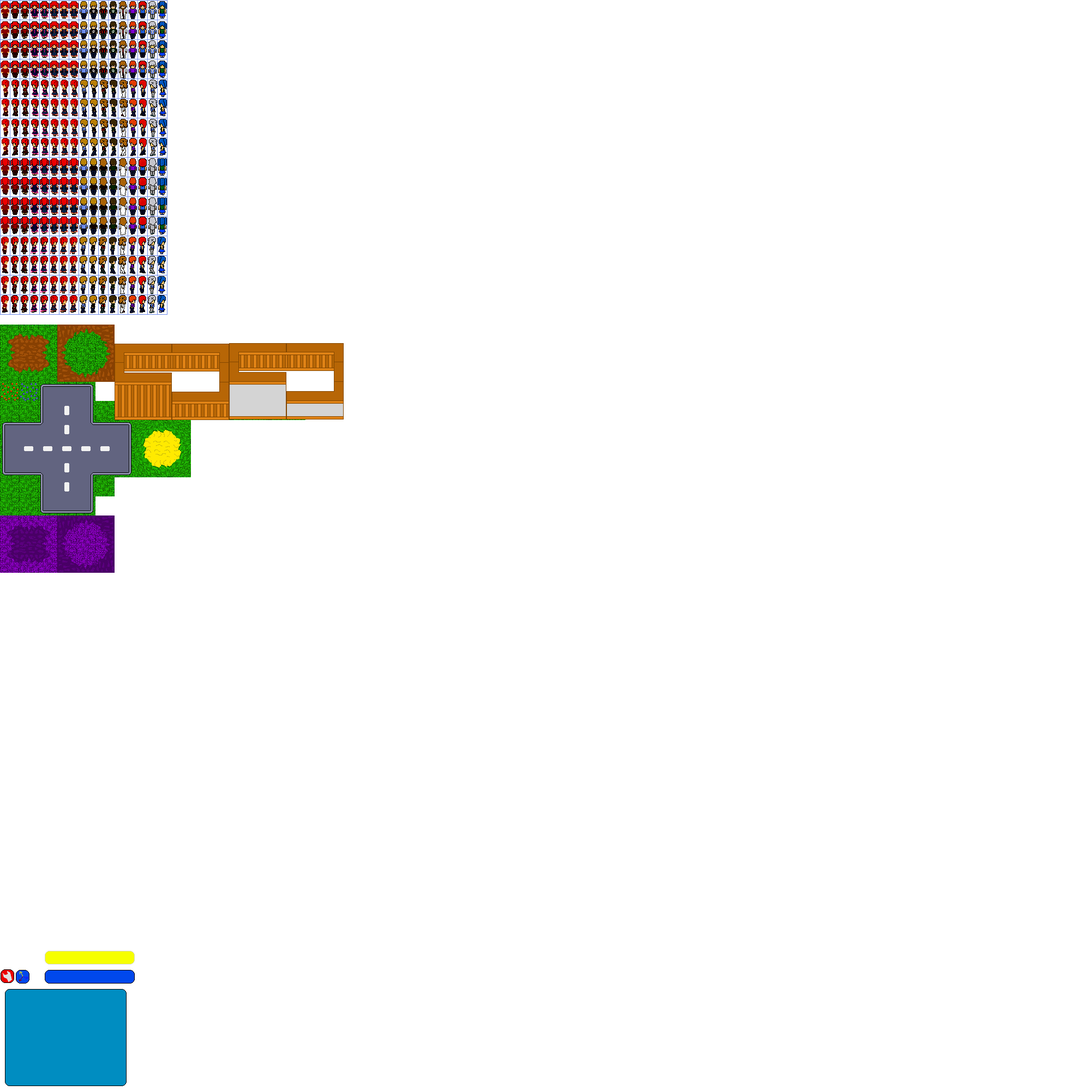
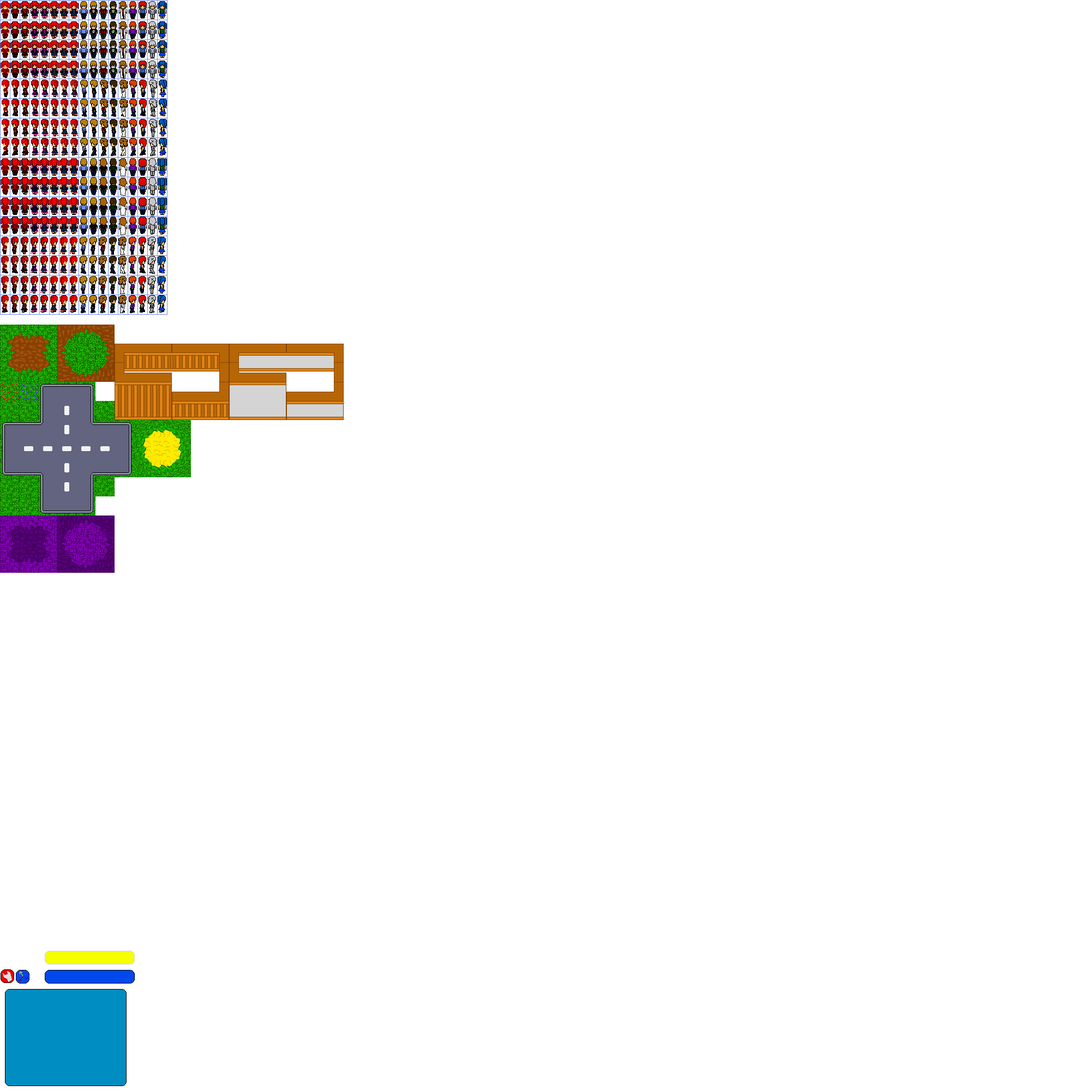
Two versions of the same layered image (1091px x 1091px). Layer-by-layer changes:
painted on "Слой" over left=229, top=343, right=344, bottom=421
